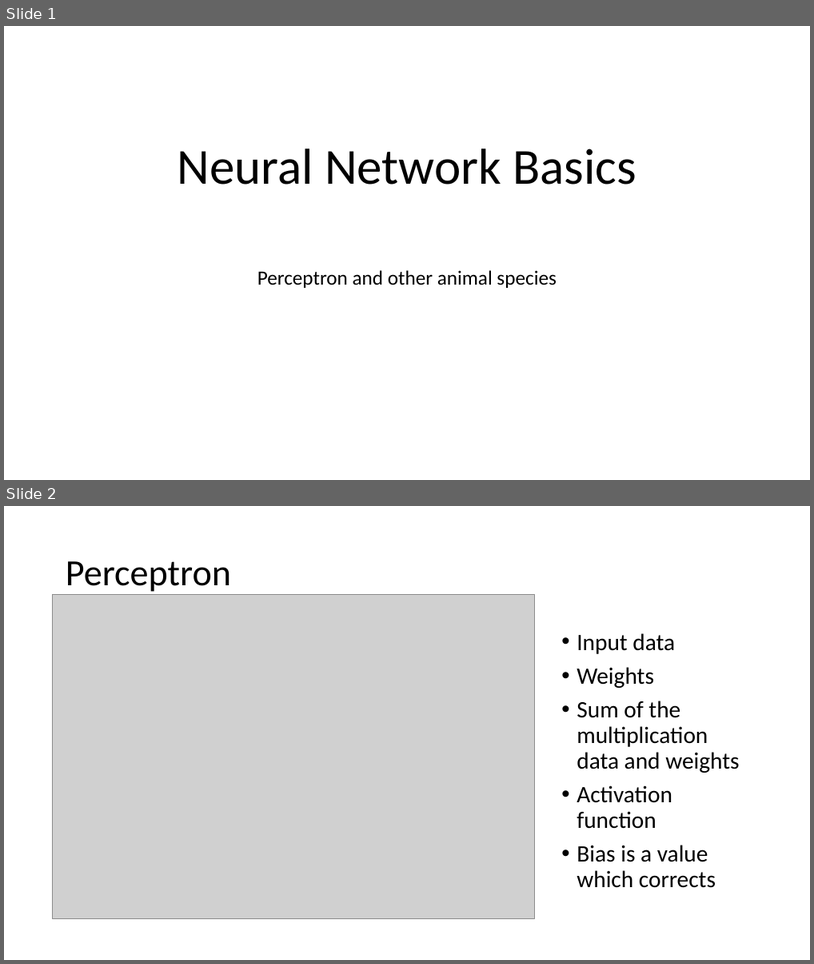
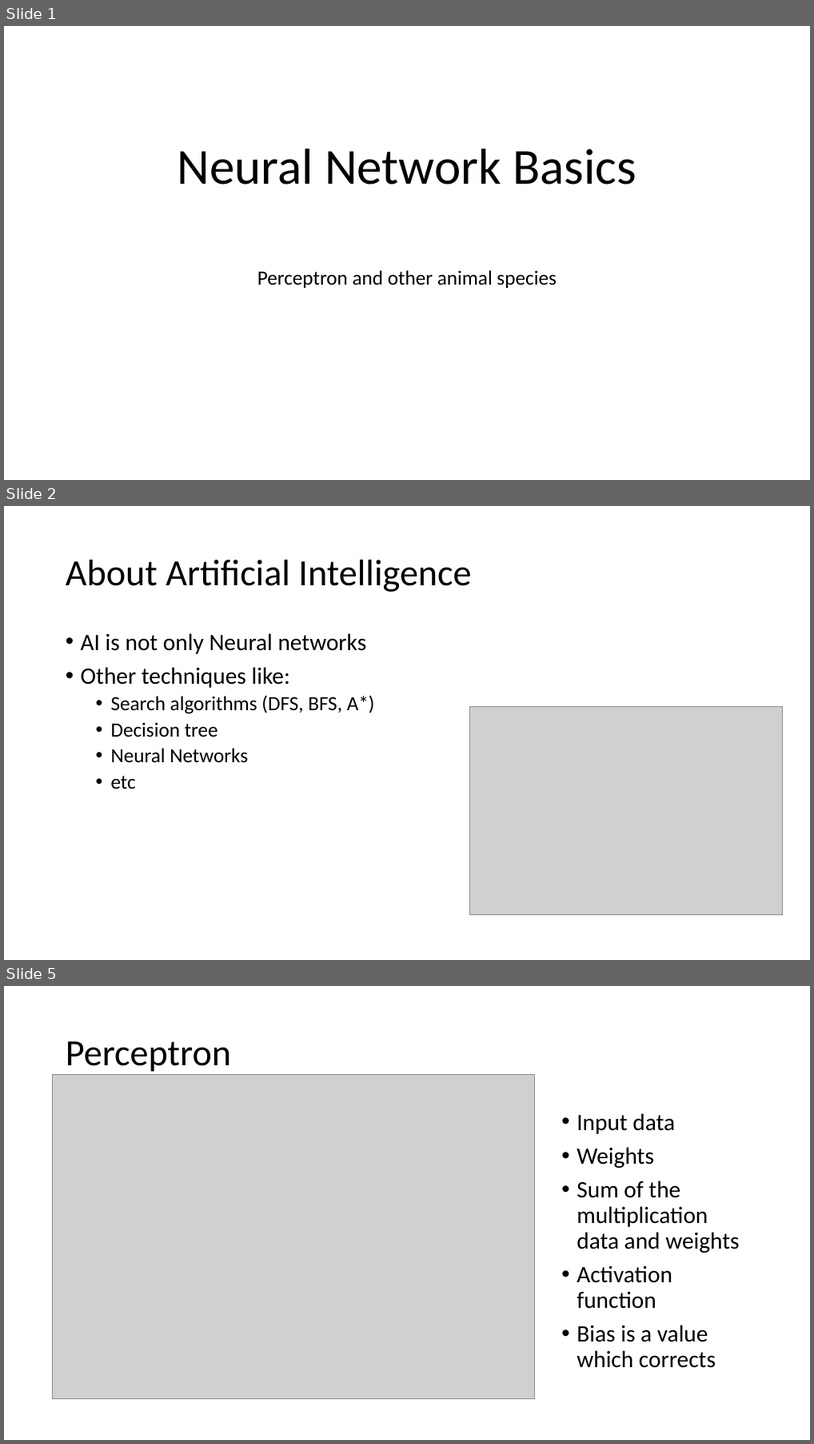
Before and after one commit to zasboth/tutorials, a slide deck: Neural networks/Neural Network Basics1.pptx. Shown one above the other, each under a label of ours: slides 1 and 2 before the commit, slides 1, 2 and 5 after it; the slides between them are not shown. The pictures are 814x964 and 814x1444 pixels, drawn with LibreOffice and Linux fonts; fonts in the diff are those of the drawing; grey boxes stand for pictures. Boxes give left, top, right and bottom in pixels: in the first picture for what was removed or moved away, otherwise in the second. Text is boxed around its words. In the diff, an @@ line names an element or a change of style, - is before the commit and + after.

```diff
--- a/Neural networks/Neural Network Basics1.pptx
+++ b/Neural networks/Neural Network Basics1.pptx
@@ slide 2 added at (4,506,810,960), background #FFFFFF @@
@@ title added at (66,560,471,592), 44 pt, text #000000 @@
+About Artificial Intelligence
@@ text added at (81,633,375,788), 24 pt, text #000000 @@
+• AI is not only Neural networks
+• Other techniques like:
+  • Search algorithms (DFS, BFS, A*)
+  • Decision tree
+  • Neural Networks
+  • etc
@@ picture added at (470,706,783,915) @@
@@ what was slide 2 is now slide 5 @@
```
Also in this commit, not shown: 4 slides changed, 4 other slides added.
